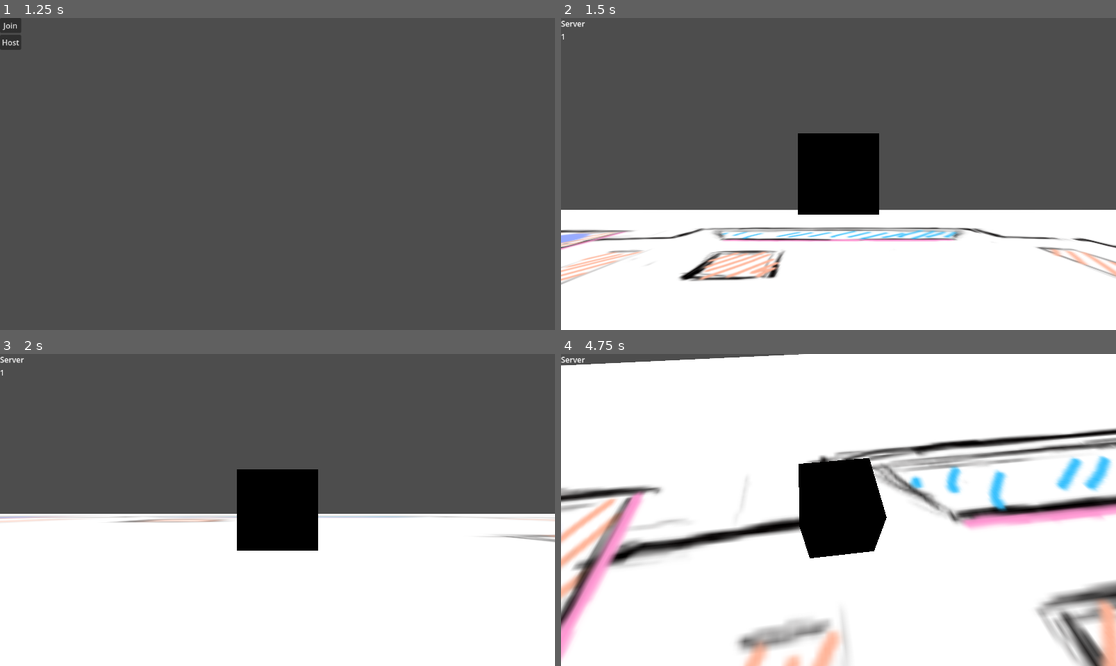
Above: before the commit, frames 1-4 (two rows, left to right).
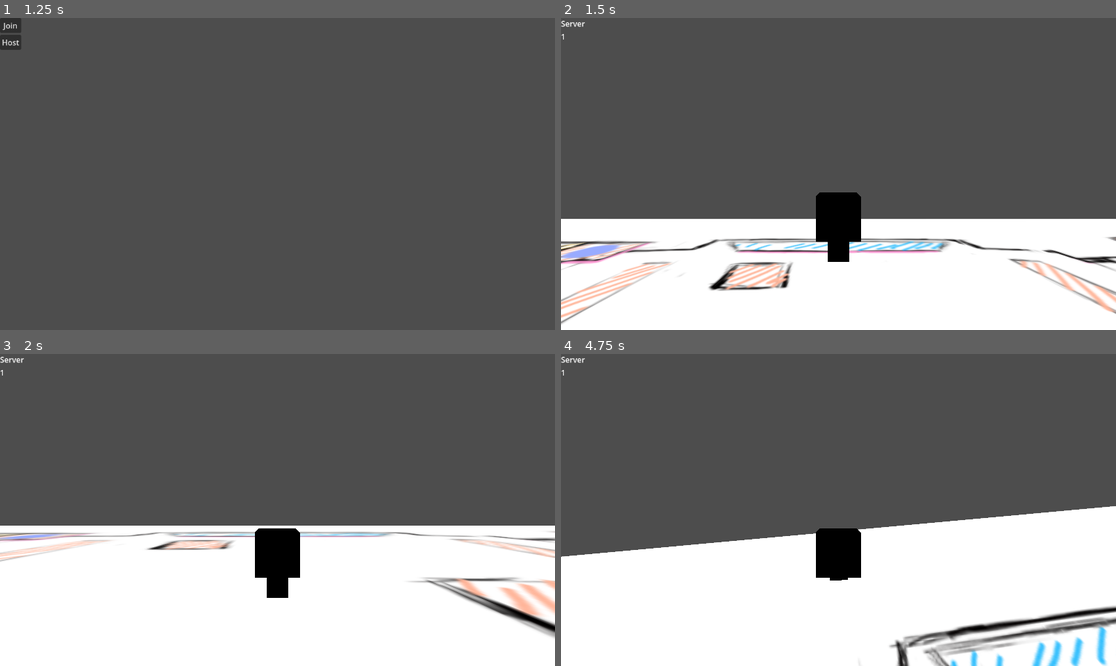
Above: after the commit, the same moments.

Repository: MeatboxDev/GameJam2025
Game: Godot game, scene res://Networking/Network.tscn
The game is run twice, just before and just after one commit, with the same random seed, the same clock (stepped at 60 frames per second) and the same inputs.
Inputs (mouse positions are in pixels of both pictures, inside the frame that each line leads up to):
- Up to frame 1 (1.25 s): tap Enter (ui_accept) at 0.5, 0.77 s; move the mouse to (399, 158) at 0.52 s; hold Right (ui_right) from 0.53 s (still down); hold Space from 0.53 s (still down)
- Up to frame 2 (1.5 s): release Right (ui_right) at 1.25 s; release Space at 1.25 s; click "Host" at 1.25 s
- Up to frame 3 (2 s): no input
- Up to frame 4 (4.75 s): move the mouse to (810, 510) at 2.02 s; hold Up (ui_up) from 2.03 s (still down); tap Space at 2.1, 3.6 s; tap Enter (ui_accept) at 2.27, 3.77, 4.52 s; move the mouse to (849, 503) at 2.77 s; hold Space 2.78-3.53 s; move the mouse to (832, 516) at 3.52 s; move the mouse to (877, 513) at 4.27 s; hold Space from 4.28 s (still down)

Frame 1 is identical in both runs. In frame 2, 15% of the frame differs, in the area x 0-100%, y 36-99%; in frame 3, 11%; in frame 4, 66%, in the area x 0-100%, y 0-100%.

Commit message:
Movement script now rotates head and body

Diff:
--- a/Networking/Movement.gd
+++ b/Networking/Movement.gd
@@ -1,20 +1,29 @@
 extends CharacterBody3D
 
+const DEG_45: float = PI/4.0
+const DEG_N45: float = -DEG_45
+
+@onready var body: Node = $Body
 @onready var head: Node = $Head
+@onready var head_mesh: Node = $Head/HeadMesh
 @onready var spring_arm: SpringArm3D = $Head/SpringArm3D
 @onready var p_cam: Camera3D = $Head/SpringArm3D/PlayerCamera
+
+@export var SPEED: float = 1.5
+@export var DECEL_SPEED: float = 3.0
+@export var MAX_SPEED: float = 20.0
+
+@export var JUMP_FORCE: float = 50.0
+
+@export var SENSITIVITY = 0.01
+
+## Lower is stronger
+@export var BODY_ROTATION_STRENGTH = 10.0
 
 func _ready() -> void:
 	name = str(get_multiplayer_authority())
 	p_cam.current = is_multiplayer_authority()
 	Input.mouse_mode = Input.MOUSE_MODE_CAPTURED
-
-const DEG_45: float = PI/4.0
-const DEG_N45: float = -DEG_45
-
-const SPEED: float = 1.0
-const DECEL_SPEED: float = 2.0
-const MAX_SPEED: float = 15.0
 
 var _up: bool = Input.is_key_pressed(KEY_UP) or Input.is_key_pressed(KEY_W)
 var _down: bool = Input.is_key_pressed(KEY_DOWN) or Input.is_key_pressed(KEY_S)
@@ -36,7 +45,14 @@
 	if _down and not _up: _movement += Vector3.BACK * SPEED
 	if _right and not _left: _movement += Vector3.RIGHT * SPEED
 	if _left and not _right: _movement += Vector3.LEFT * SPEED
+
+	if _movement.z < 0:
+		body.rotate_y(angle_difference(body.rotation.y, head.rotation.y)/10.0)
+	if _movement.x:
+		body.rotate_y(angle_difference(body.rotation.y + sign(_movement.x) * DEG_45, head.rotation.y)/10.0)
+
 	velocity += _movement.rotated(Vector3.UP, head.rotation.y)
+
 
 	if xyz_to_xz(self.velocity).length() > MAX_SPEED:
 		velocity = normalize_xz(velocity, MAX_SPEED)
@@ -51,7 +67,7 @@
 	else: velocity.y -= 1
 
 	if (is_on_floor() and Input.is_key_pressed(KEY_SPACE)):
-		velocity.y += 40
+		velocity.y += JUMP_FORCE
 
 	calculate_horizontal_movement()
 	move_and_slide()
@@ -60,11 +76,6 @@
 @rpc("unreliable")
 func remote_set_position(real_pos):
 	global_position = real_pos
-
-var mouse_sens = 0.3
-var camera_anglev=0
-
-const SENSITIVITY = 0.01
 
 func _process_keyboard(ev: InputEventKey) -> void:
 	if ev.keycode == KEY_ESCAPE and ev.pressed:
@@ -84,4 +95,10 @@
 	if event is InputEventMouseMotion:
 		head.rotate_y(-event.relative.x * SENSITIVITY)
 		spring_arm.rotate_x(-event.relative.y * SENSITIVITY)
-		spring_arm.rotation.x =clamp(spring_arm.rotation.x, -1, .2)
+		spring_arm.rotation.x = clamp(spring_arm.rotation.x, -.8, .8)
+
+		head_mesh.rotation.x = spring_arm.rotation.x
+
+		var head_body_diff = angle_difference(head.rotation.y, body.rotation.y)
+		if (abs(head_body_diff) > .7):
+			body.rotate_y(sign(head_body_diff) * (-abs(head_body_diff) + .7))
--- a/Networking/test_character.tscn
+++ b/Networking/test_character.tscn
@@ -1,26 +1,35 @@
-[gd_scene load_steps=4 format=3 uid="uid://bgm7yu8dotoe7"]
+[gd_scene load_steps=5 format=3 uid="uid://bgm7yu8dotoe7"]
 
 [ext_resource type="Script" path="res://Networking/Movement.gd" id="1_n8brg"]
 
-[sub_resource type="BoxShape3D" id="BoxShape3D_5oo6s"]
+[sub_resource type="BoxMesh" id="BoxMesh_4yjt6"]
 size = Vector3(2, 2, 2)
 
 [sub_resource type="BoxMesh" id="BoxMesh_r87g0"]
+size = Vector3(1, 2, 1)
+
+[sub_resource type="BoxShape3D" id="BoxShape3D_5oo6s"]
+size = Vector3(2, 3, 2)
 
 [node name="CharacterBody3D" type="CharacterBody3D"]
 script = ExtResource("1_n8brg")
 
 [node name="Head" type="Node3D" parent="."]
+transform = Transform3D(1, 0, 0, 0, 1, 0, 0, 0, 1, 0, 1.09931, 0)
+
+[node name="HeadMesh" type="MeshInstance3D" parent="Head"]
+mesh = SubResource("BoxMesh_4yjt6")
 
 [node name="SpringArm3D" type="SpringArm3D" parent="Head"]
-spring_length = 6.0
+spring_length = 10.0
 margin = 0.2
 
 [node name="PlayerCamera" type="Camera3D" parent="Head/SpringArm3D"]
+v_offset = 2.0
+
+[node name="Body" type="MeshInstance3D" parent="."]
+mesh = SubResource("BoxMesh_r87g0")
 
 [node name="CollisionShape3D" type="CollisionShape3D" parent="."]
+transform = Transform3D(1, 0, 0, 0, 1, 0, 0, 0, 1, 0, 0.5, 0)
 shape = SubResource("BoxShape3D_5oo6s")
-
-[node name="MeshInstance3D" type="MeshInstance3D" parent="."]
-transform = Transform3D(2, 0, 0, 0, 2, 0, 0, 0, 2, 0, 0, 0)
-mesh = SubResource("BoxMesh_r87g0")
